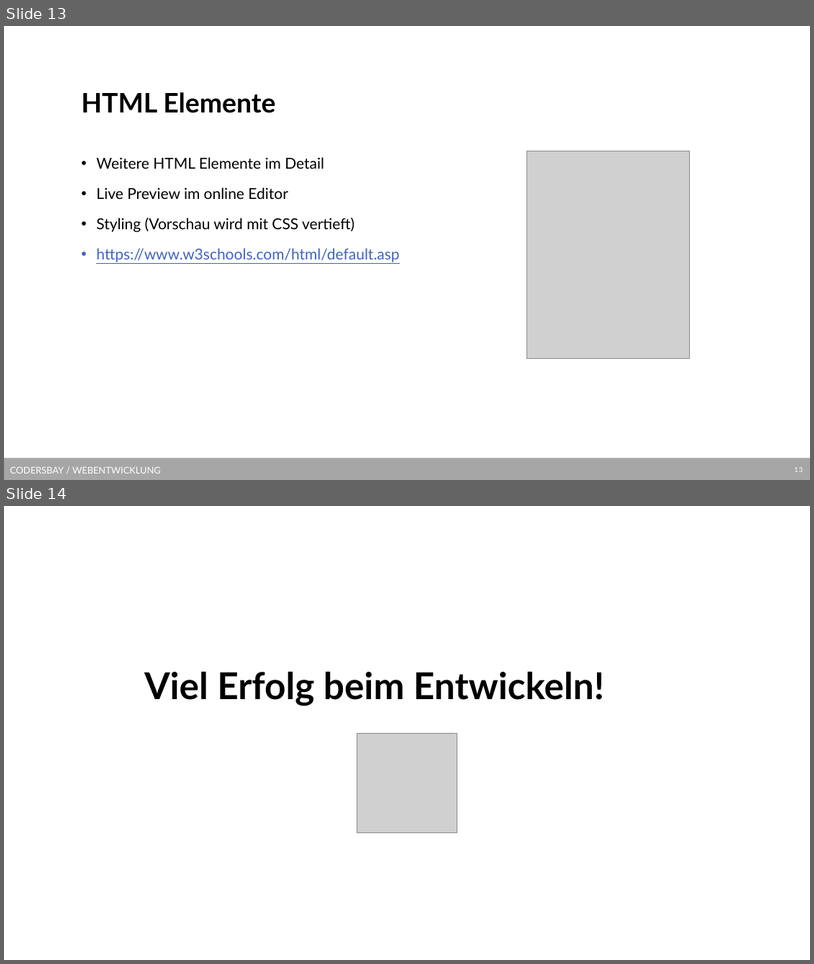
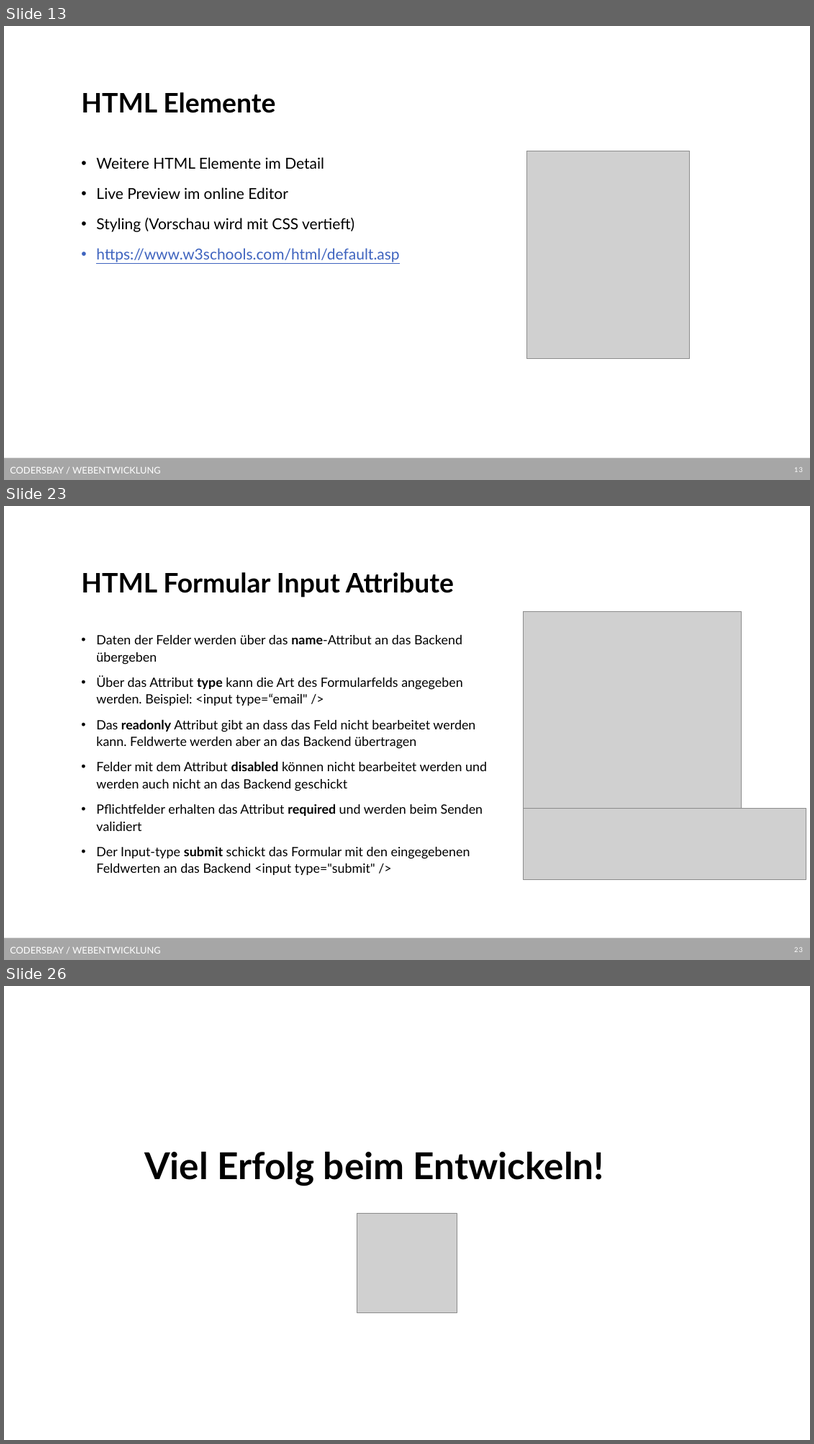
Before and after one commit to kodo89/Webentwicklung_23_24, a slide deck: 2. HTML/Slides/HTML Grundlagen.pptx. Shown one above the other, each under a label of ours: slides 13 and 14 before the commit, slides 13, 23 and 26 after it; the slides between them are not shown. The pictures are 814x964 and 814x1444 pixels, drawn with LibreOffice and Linux fonts; fonts in the diff are those of the drawing; grey boxes stand for pictures; background and template pictures are left out. Boxes give left, top, right and bottom in pixels: in the first picture for what was removed or moved away, otherwise in the second. Text is boxed around its words. In the diff, an @@ line names an element or a change of style, - is before the commit and + after.

```diff
--- a/2. HTML/Slides/HTML Grundlagen.pptx
+++ b/2. HTML/Slides/HTML Grundlagen.pptx
@@ slide 23 added at box(4, 506, 810, 960), background #FFFFFF; not listed: 2 template elements that a slide beside it also shows @@
@@ title added at box(81, 572, 454, 597), 32 pt, text #000000, bold @@
+HTML Formular Input Attribute
@@ picture added at box(524, 611, 741, 808) @@
@@ text added at box(96, 635, 487, 875), 15.3 pt, text #000000 @@
+• Daten der Felder werden über das name-Attribut an das Backend übergeben
+• Über das Attribut type kann die Art des Formularfelds angegeben werden. Beispiel: <input type=“email" />
+• Das readonly Attribut gibt an dass das Feld nicht bearbeitet werden kann. Feldwerte werden aber an das Backend übertragen
+• Felder mit dem Attribut disabled können nicht bearbeitet werden und werden auch nicht an das Backend geschickt
+• Pflichtfelder erhalten das Attribut required und werden beim Senden validiert
+• Der Input-type submit schickt das Formular mit den eingegebenen Feldwerten an das Backend <input type="submit" />
@@ picture added at box(524, 808, 807, 880) @@
@@ what was slide 14 is now slide 26 @@
```
Also in this commit, not shown: 1 slide changed, 11 other slides added, 25 other files.
